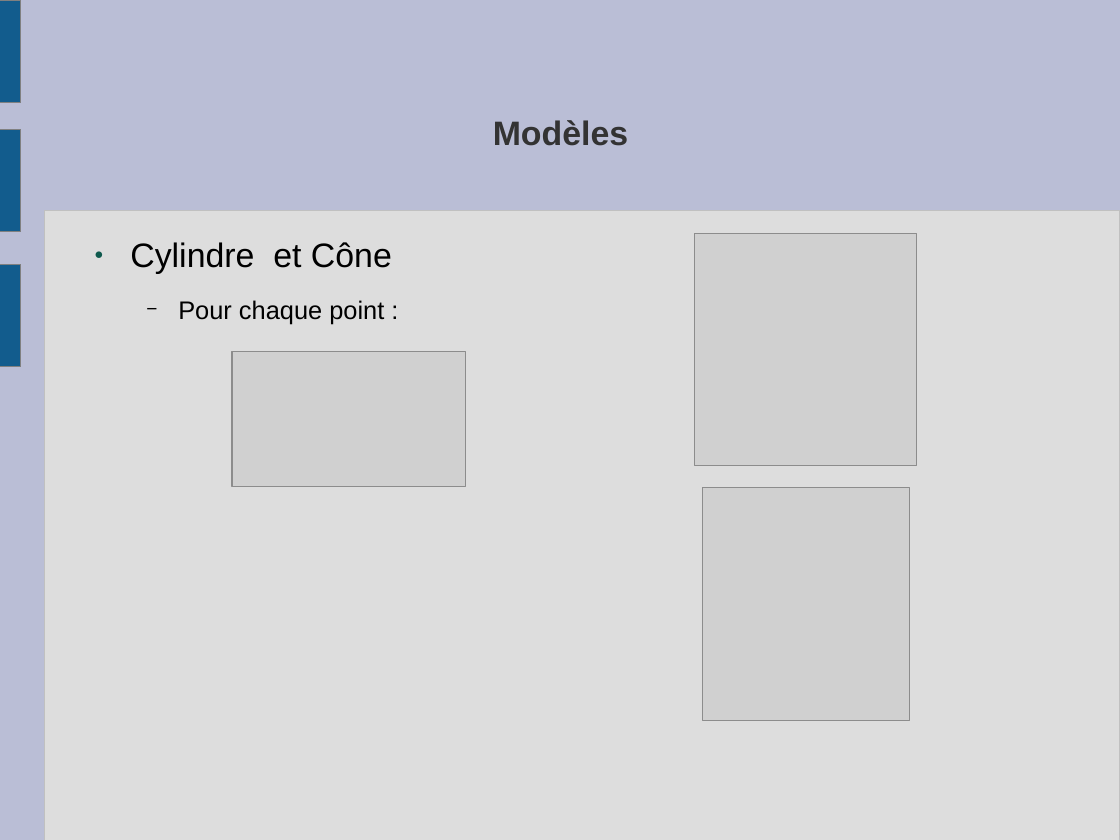
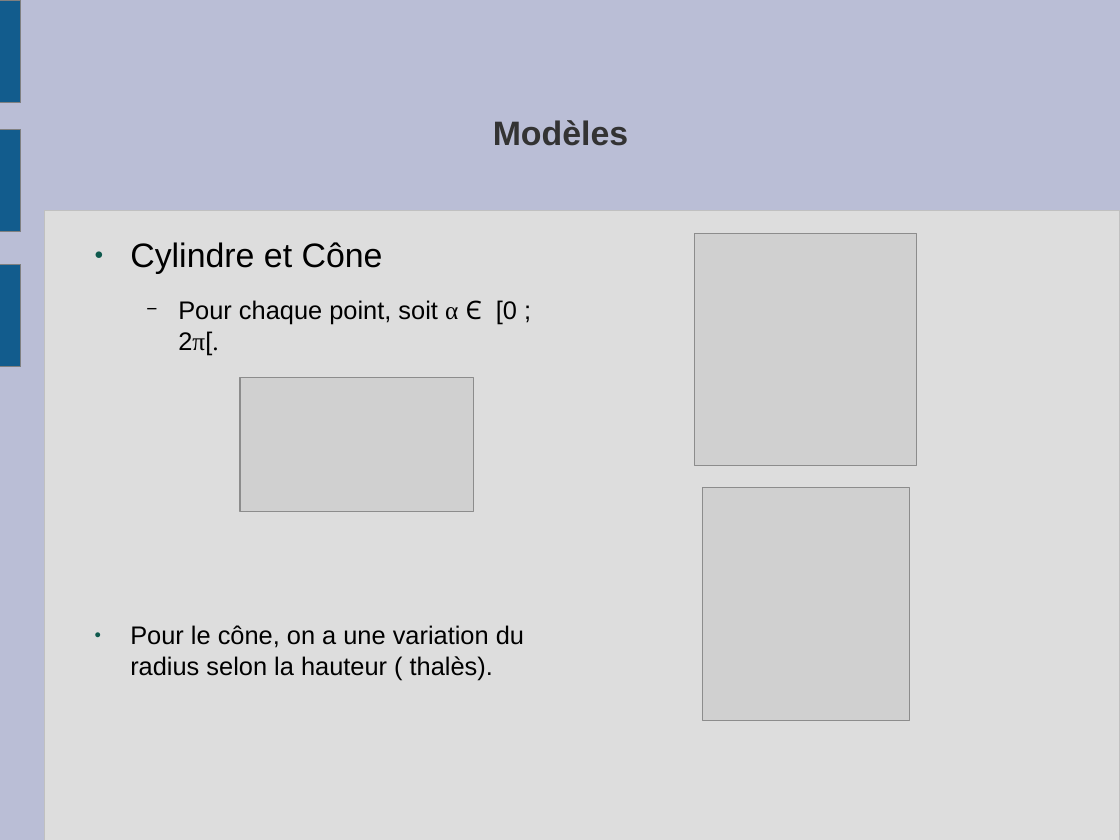
Before and after one commit to slvrgauthier/OpenSculpt, a slide deck: slide 12 of Documentation/Soutenance.odp. Drawn at 1120x840 pixels with LibreOffice and Linux fonts; fonts in the diff are those of the drawing; grey boxes stand for pictures. Boxes give left, top, right and bottom in pixels: in the first picture for what was removed or moved away, otherwise in the second. Text is boxed around its words. In the diff, an @@ line names an element or a change of style, - is before the commit and + after.

```diff
--- a/Documentation/Soutenance.odp
+++ b/Documentation/Soutenance.odp
@@ text at [130,300,524,680]: text changed @@
-  − Pour chaque point :
+  − Pour chaque point, soit α Є [0 ; 2π[.
+● Pour le cône, on a une variation du radius selon la hauteur ( thalès).
@@ picture: place and size @@
-picture at [232,352,465,486]
+picture at [240,378,474,512]
```
Also in this commit, not shown: 1 other slide changed, 1 slide added.
